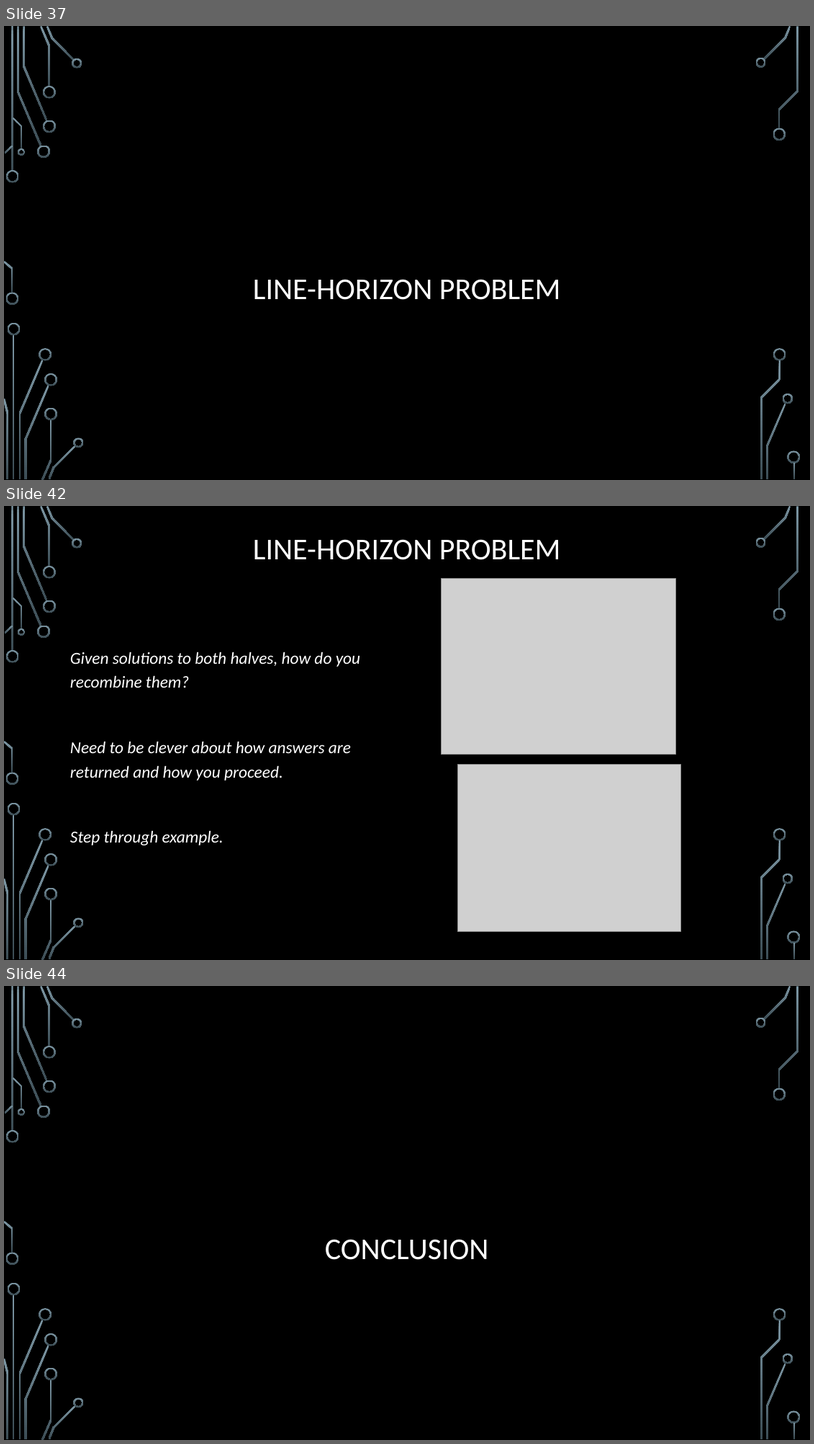
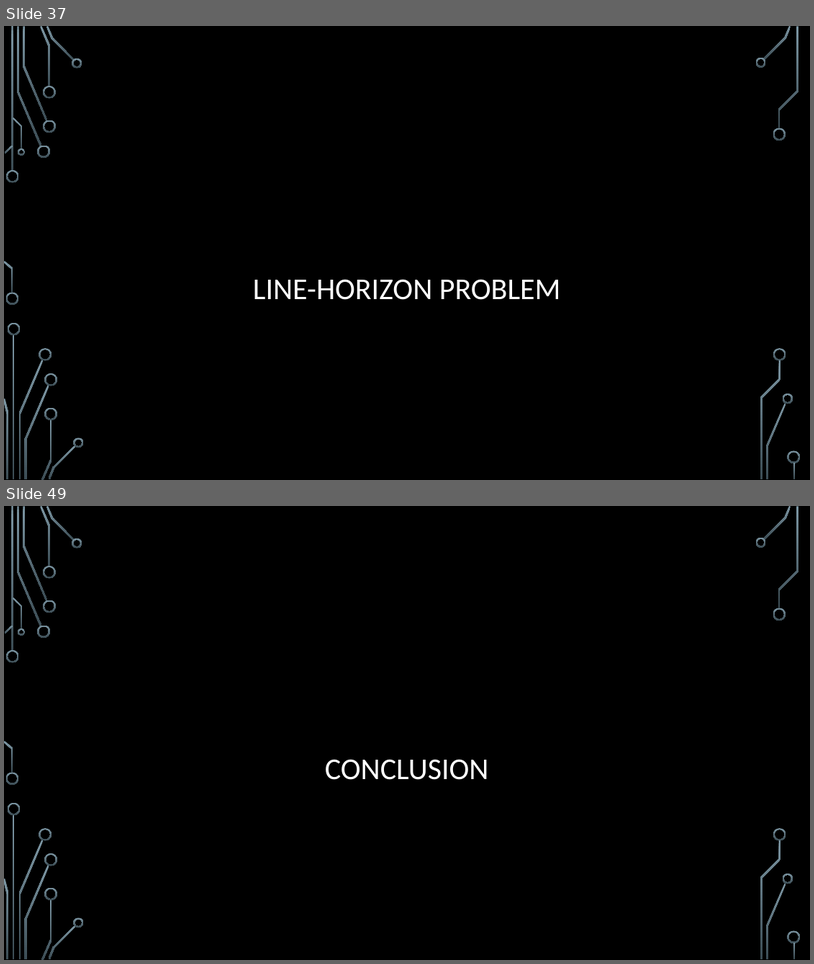
Before and after one commit to janiceeguo/advAlgo, a slide deck: slides/ComputationalGeom-part1-Intersections.pptx. Shown one above the other, each under a label of ours: slides 37, 42 and 44 before the commit, slides 37 and 49 after it; the slides between them are not shown. The pictures are 814x1444 and 814x964 pixels, drawn with LibreOffice and Linux fonts; fonts in the diff are those of the drawing; grey boxes stand for pictures; background and template pictures are left out. Boxes give left, top, right and bottom in pixels: in the first picture for what was removed or moved away, otherwise in the second. Text is boxed around its words. In the diff, an @@ line names an element or a change of style, - is before the commit and + after.

```diff
--- a/slides/ComputationalGeom-part1-Intersections.pptx
+++ b/slides/ComputationalGeom-part1-Intersections.pptx
@@ slide 42 removed at bbox=[4, 506, 810, 960], background picture (left out); not listed: 36 template elements that a slide beside it also shows @@
@@ title removed at bbox=[253, 539, 561, 560] @@
-LINE-HORIZON PROBLEM
@@ picture removed at bbox=[441, 578, 676, 754] @@
@@ text removed at bbox=[70, 651, 360, 845] @@
-Given solutions to both halves, how do you recombine them?
-Need to be clever about how answers are returned and how you proceed.
-Step through example.
@@ picture removed at bbox=[458, 764, 682, 932] @@
@@ what was slide 44 is now slide 49 @@
```
Also in this commit, not shown: 11 slides added, 5 other slides removed, 4 other files.
